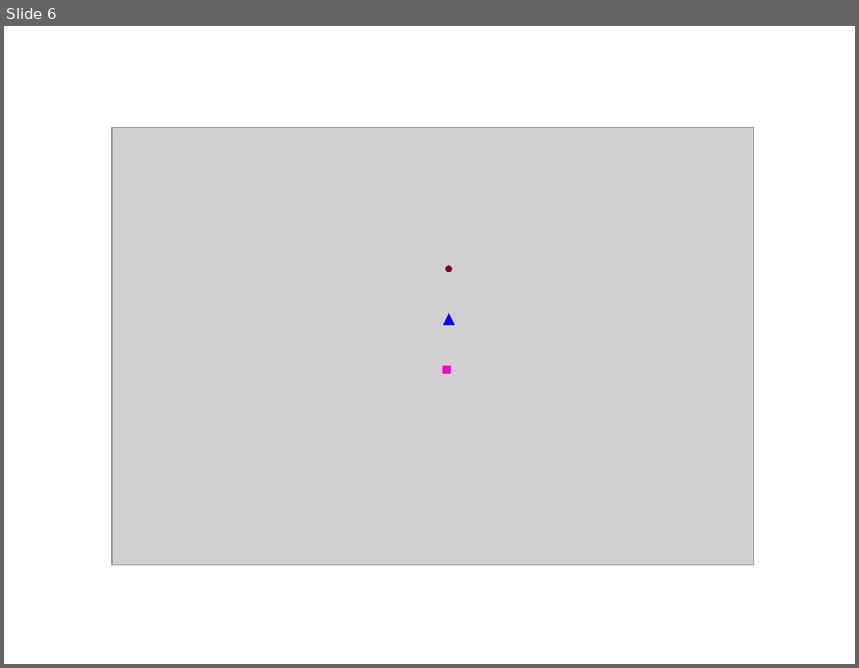
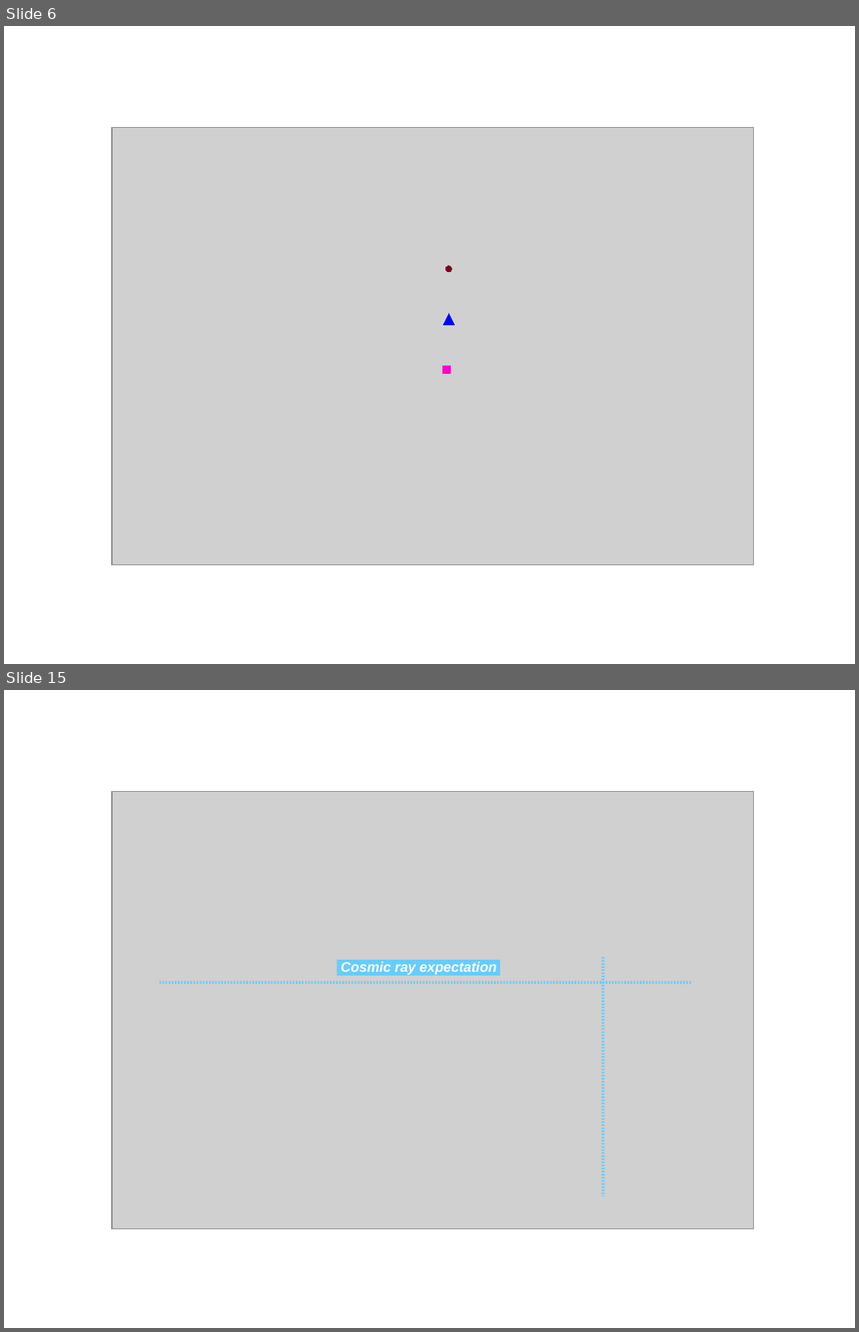
Before and after one commit to physhead20/dEdXCalibration_Technote, a slide deck: images/powerpoint_images2.odp. Shown one above the other, each under a label of ours: slide 6 before the commit, slides 6 and 15 after it; the slides between them are not shown. The pictures are 859x668 and 859x1332 pixels, drawn with LibreOffice and Linux fonts; fonts in the diff are those of the drawing; grey boxes stand for pictures. Boxes give left, top, right and bottom in pixels: in the first picture for what was removed or moved away, otherwise in the second. Text is boxed around its words. In the diff, an @@ line names an element or a change of style, - is before the commit and + after.

```diff
--- a/images/powerpoint_images2.odp
+++ b/images/powerpoint_images2.odp
@@ slide 15 added at [4, 690, 855, 1328], background #FFFFFF @@
@@ picture added at [112, 791, 754, 1229] @@
@@ text added at [341, 961, 497, 975], 13 pt, text #FFFFFF, bold, italic @@
+Cosmic ray expectation
@@ line added from (604, 958) to (604, 1197), #66CCFF 2.89 pt @@
@@ line added from (692, 983) to (158, 983), #66CCFF 2.89 pt @@
```
Also in this commit, not shown: 9 other slides added, 23 other files.
